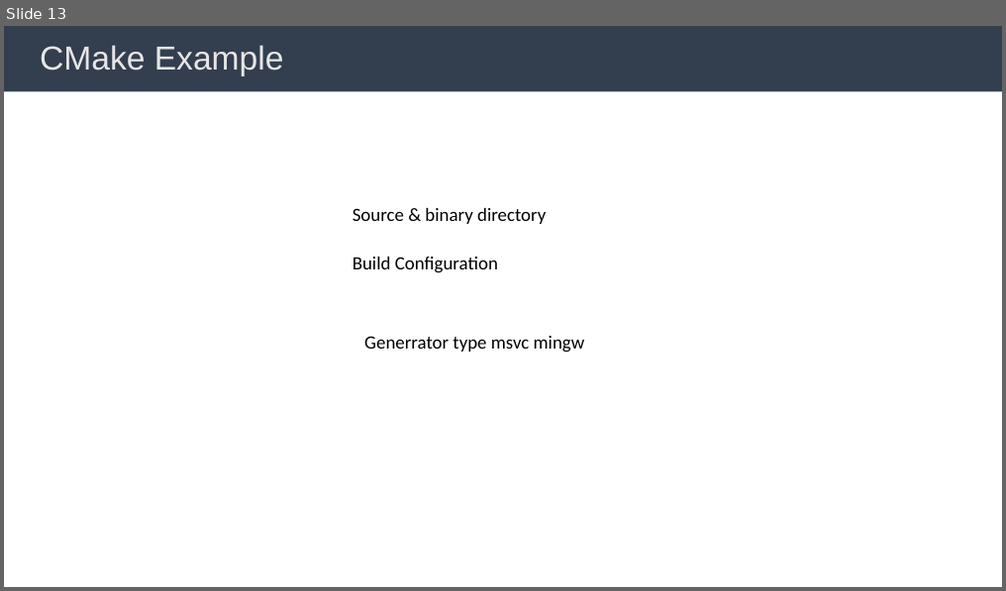
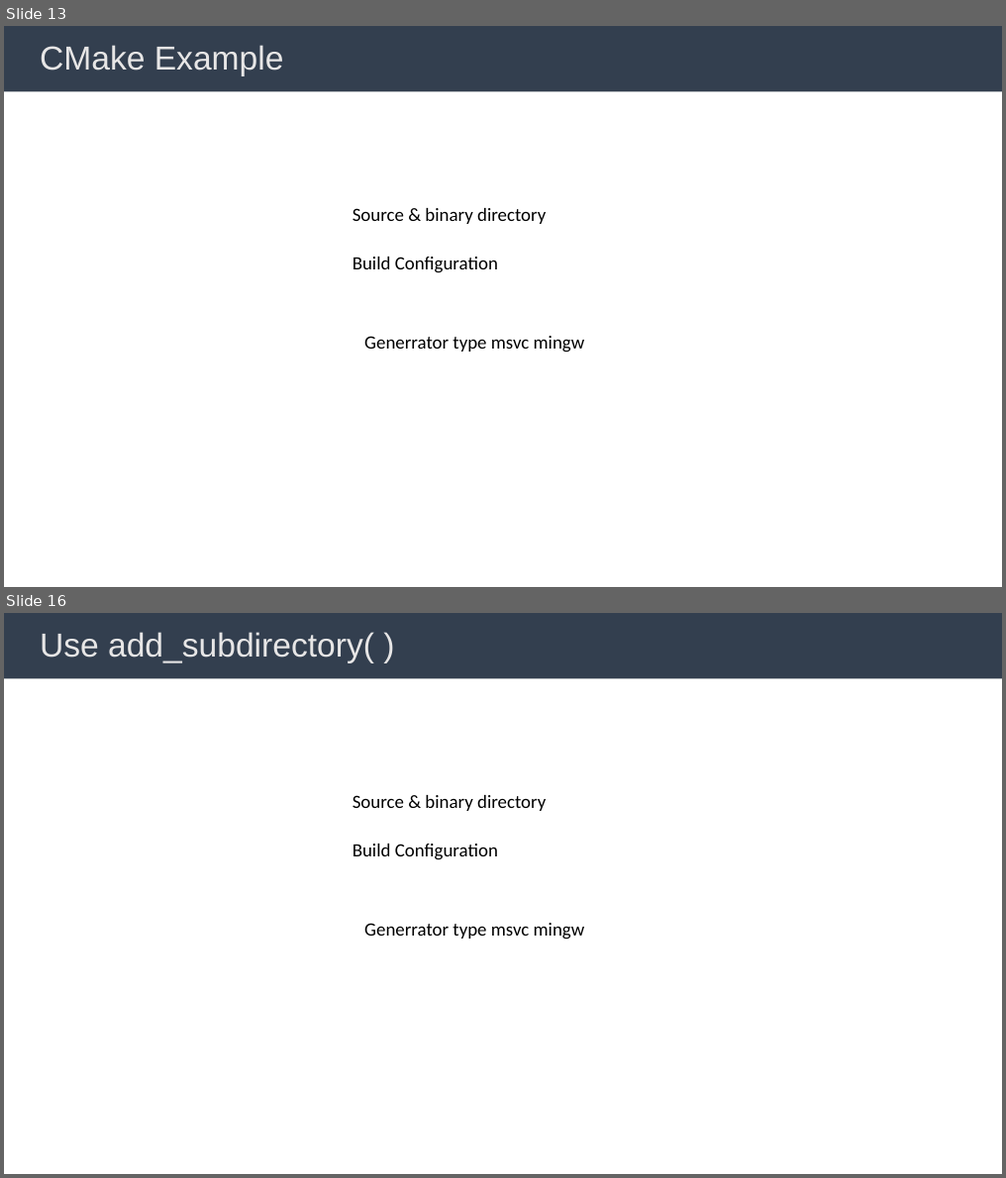
Before and after one commit to BingHanLin/Learn_Modern_CMake, a slide deck: cmake notes.pptx. Shown one above the other, each under a label of ours: slide 13 before the commit, slides 13 and 16 after it; the slides between them are not shown. The pictures are 1006x591 and 1006x1178 pixels, drawn with LibreOffice and Linux fonts; fonts in the diff are those of the drawing. Boxes give left, top, right and bottom in pixels: in the first picture for what was removed or moved away, otherwise in the second. Text is boxed around its words. In the diff, an @@ line names an element or a change of style, - is before the commit and + after.

```diff
--- a/cmake notes.pptx
+++ b/cmake notes.pptx
@@ slide 16 added at <box>4,613,1002,1174</box>, background #FFFFFF; not listed: 1 template element that a slide beside it also shows @@
@@ title added at <box>40,632,374,663</box>, 32 pt, text #E7E6E6 @@
+Use add_subdirectory( )
@@ text added at <box>352,795,546,811</box>, 18 pt, text #000000 @@
+Source & binary directory
@@ text added at <box>352,844,498,861</box>, 18 pt, text #000000 @@
+Build Configuration
@@ text added at <box>364,923,585,940</box>, 18 pt, text #000000 @@
+Generrator type msvc mingw
```
Also in this commit, not shown: 3 slides changed, 3 other slides added, 2 other files.
